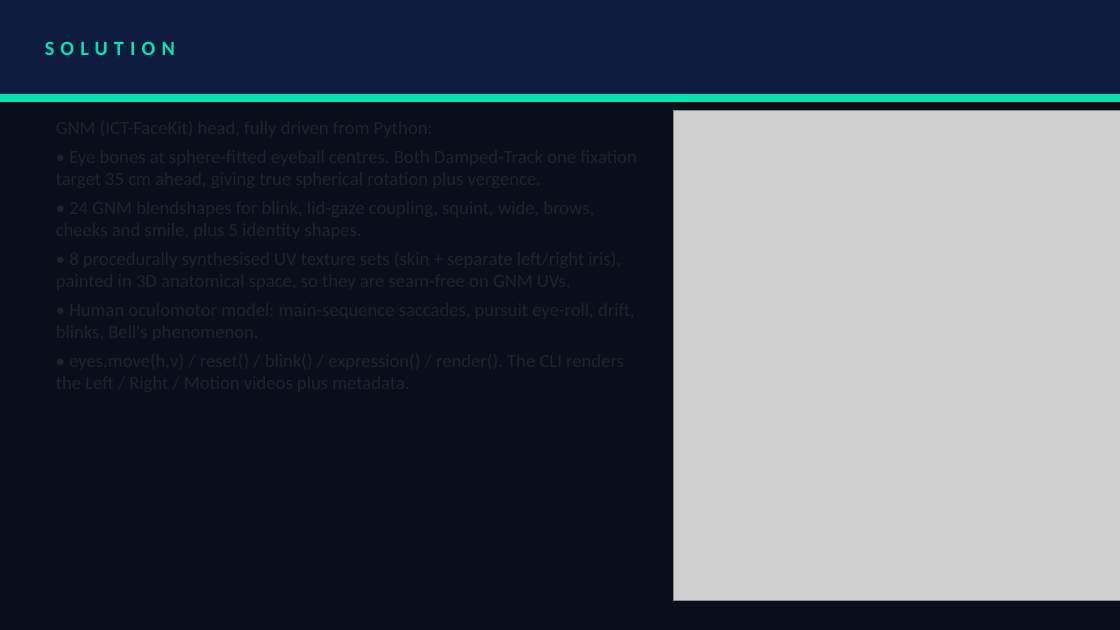
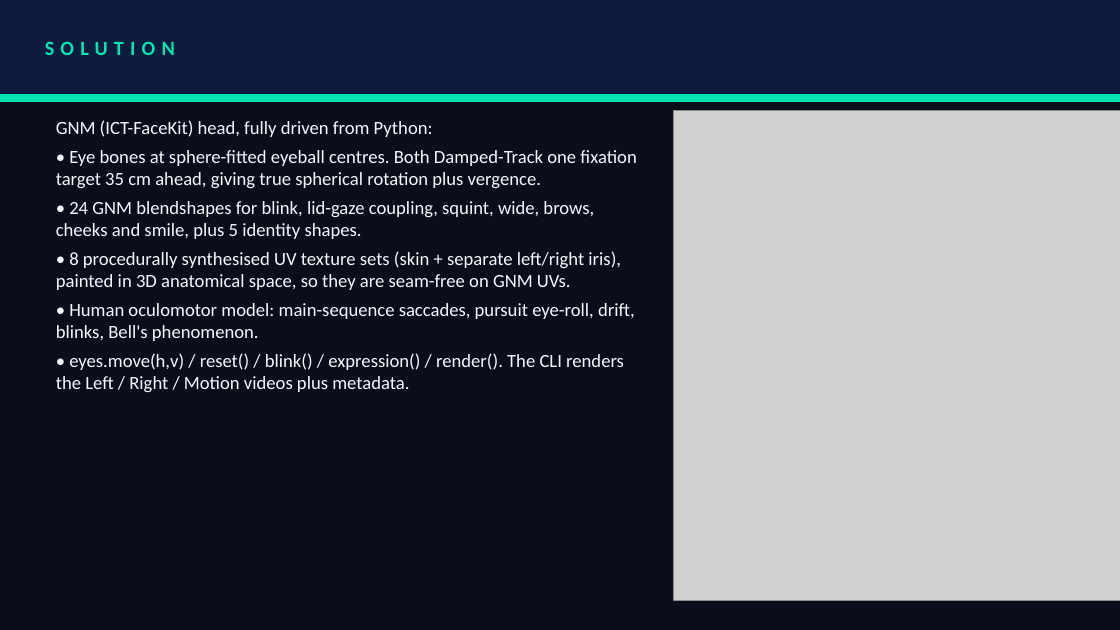
Before and after one commit to visshva-r/PRISM-XR-2026-Track01-ThinkLoop, a slide deck: slide 3 of docs/SRM Institute of Science and Technology_Think Loop.pptx. Drawn at 1120x630 pixels with LibreOffice and Linux fonts; fonts in the diff are those of the drawing; grey boxes stand for pictures. Boxes give left, top, right and bottom in pixels: in the first picture for what was removed or moved away, otherwise in the second. Text is boxed around its words. In the diff, an @@ line names an element or a change of style, - is before the commit and + after.

Commit message:
Fix submission deck: white text on navy template, readable title

```diff
--- a/docs/SRM Institute of Science and Technology_Think Loop.pptx
+++ b/docs/SRM Institute of Science and Technology_Think Loop.pptx
@@ text added at box(56, 120, 636, 392), 12 pt, text #F4F7FB @@
+GNM (ICT-FaceKit) head, fully driven from Python:
+• Eye bones at sphere-fitted eyeball centres. Both Damped-Track one fixation target 35 cm ahead, giving true spherical rotation plus vergence.
+• 24 GNM blendshapes for blink, lid-gaze coupling, squint, wide, brows, cheeks and smile, plus 5 identity shapes.
+• 8 procedurally synthesised UV texture sets (skin + separate left/right iris), painted in 3D anatomical space, so they are seam-free on GNM UVs.
+• Human oculomotor model: main-sequence saccades, pursuit eye-roll, drift, blinks, Bell's phenomenon.
+• eyes.move(h,v) / reset() / blink() / expression() / render(). The CLI renders the Left / Right / Motion videos plus metadata.
```
Also in this commit, not shown: 7 other slides changed, 1 other file.
